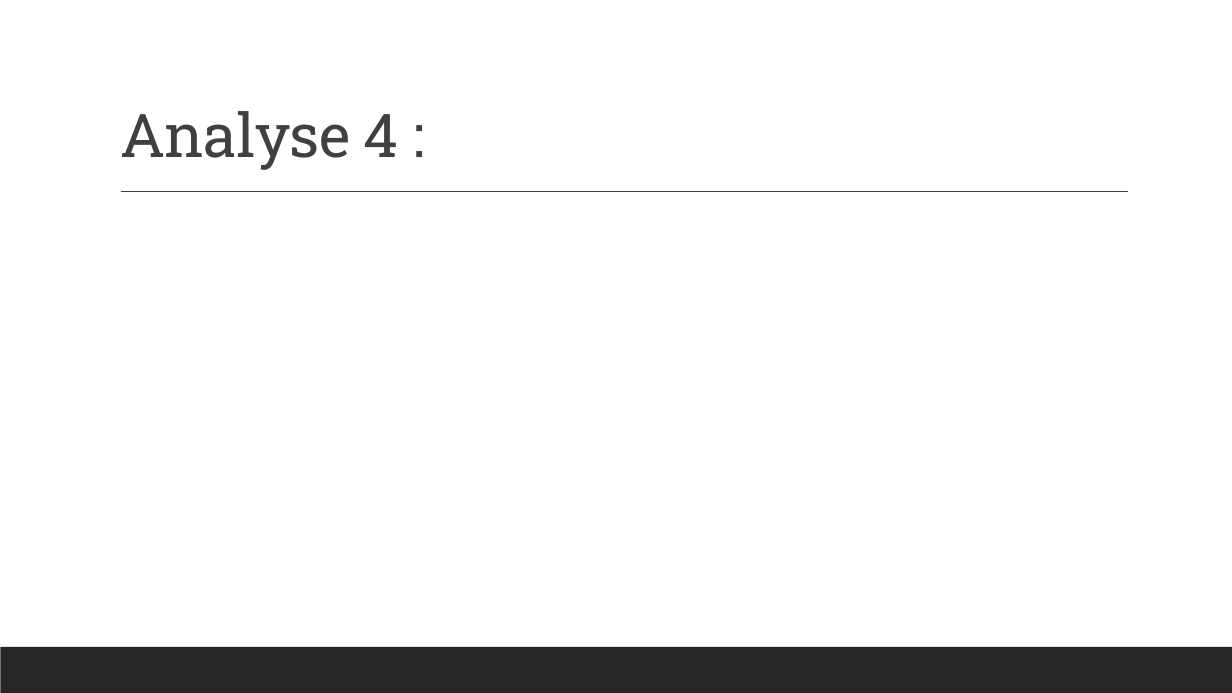
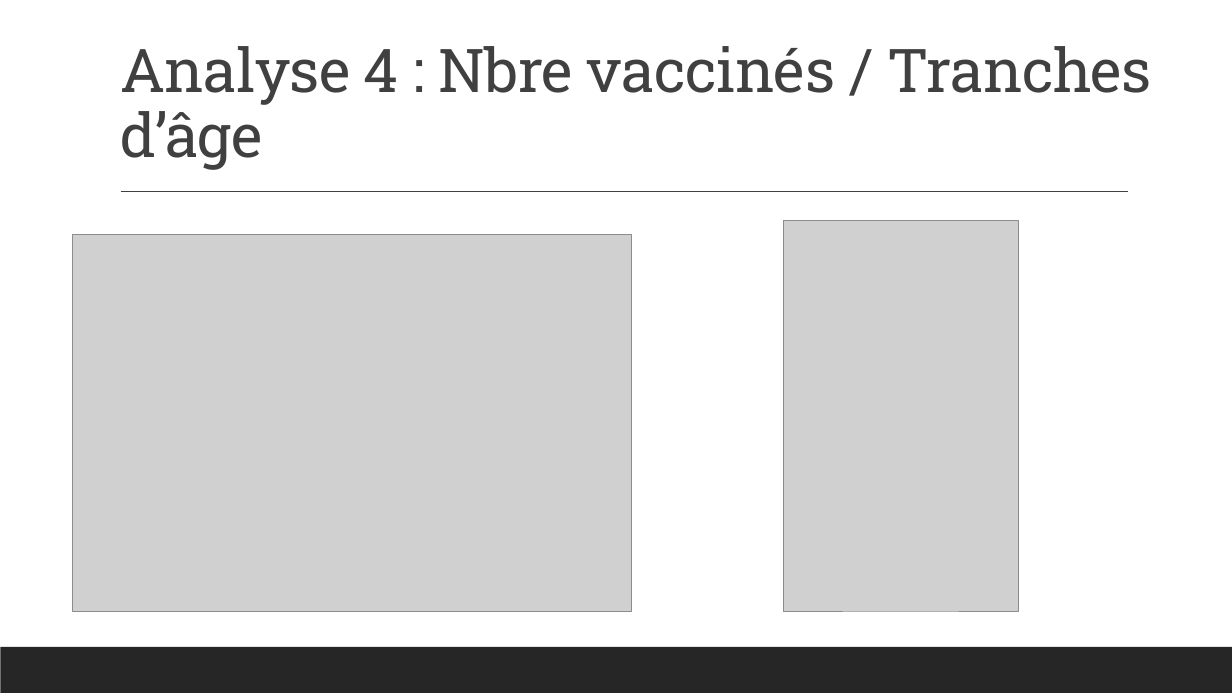
Before and after one commit to dorayy/projet-r, a slide deck: slide 11 of Stats.pptx (slide 10 before the commit). Drawn at 1232x693 pixels with LibreOffice and Linux fonts; fonts in the diff are those of the drawing; grey boxes stand for pictures. Boxes give left, top, right and bottom in pixels: in the first picture for what was removed or moved away, otherwise in the second. Text is boxed around its words. In the diff, an @@ line names an element or a change of style, - is before the commit and + after.

Commit message:
2nd analyse and diapo

```diff
--- a/Stats.pptx
+++ b/Stats.pptx
@@ title at (120, 46, 1152, 170): text changed @@
-Analyse 4 :
+Analyse 4 : Nbre vaccinés / Tranches d’âge
@@ picture added at (73, 235, 632, 611) @@
@@ picture added at (784, 221, 1019, 612) @@
```
Also in this commit, not shown: 8 other slides changed, 5 slides added, 2 slides removed, 1 other file.
